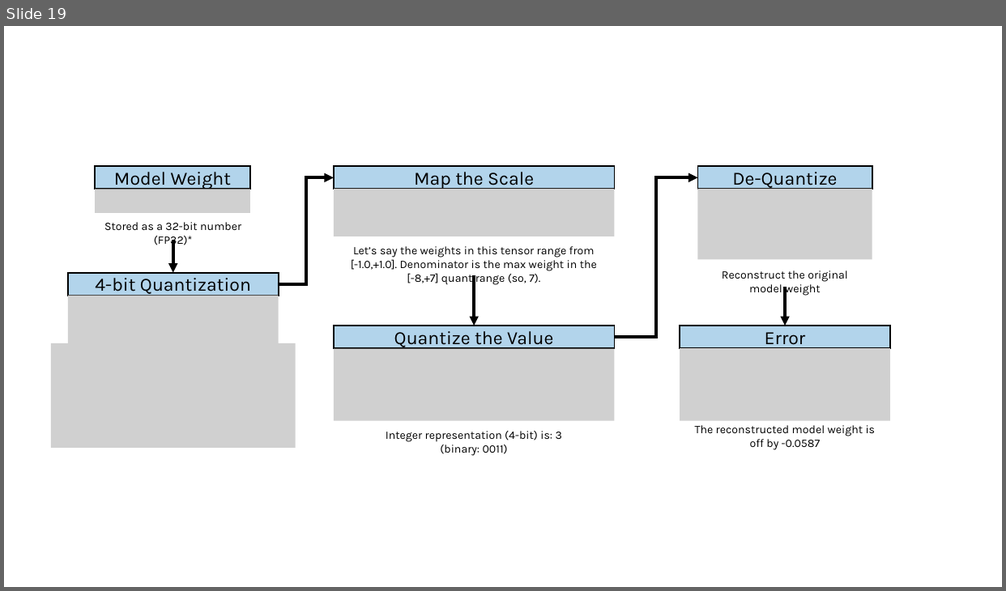
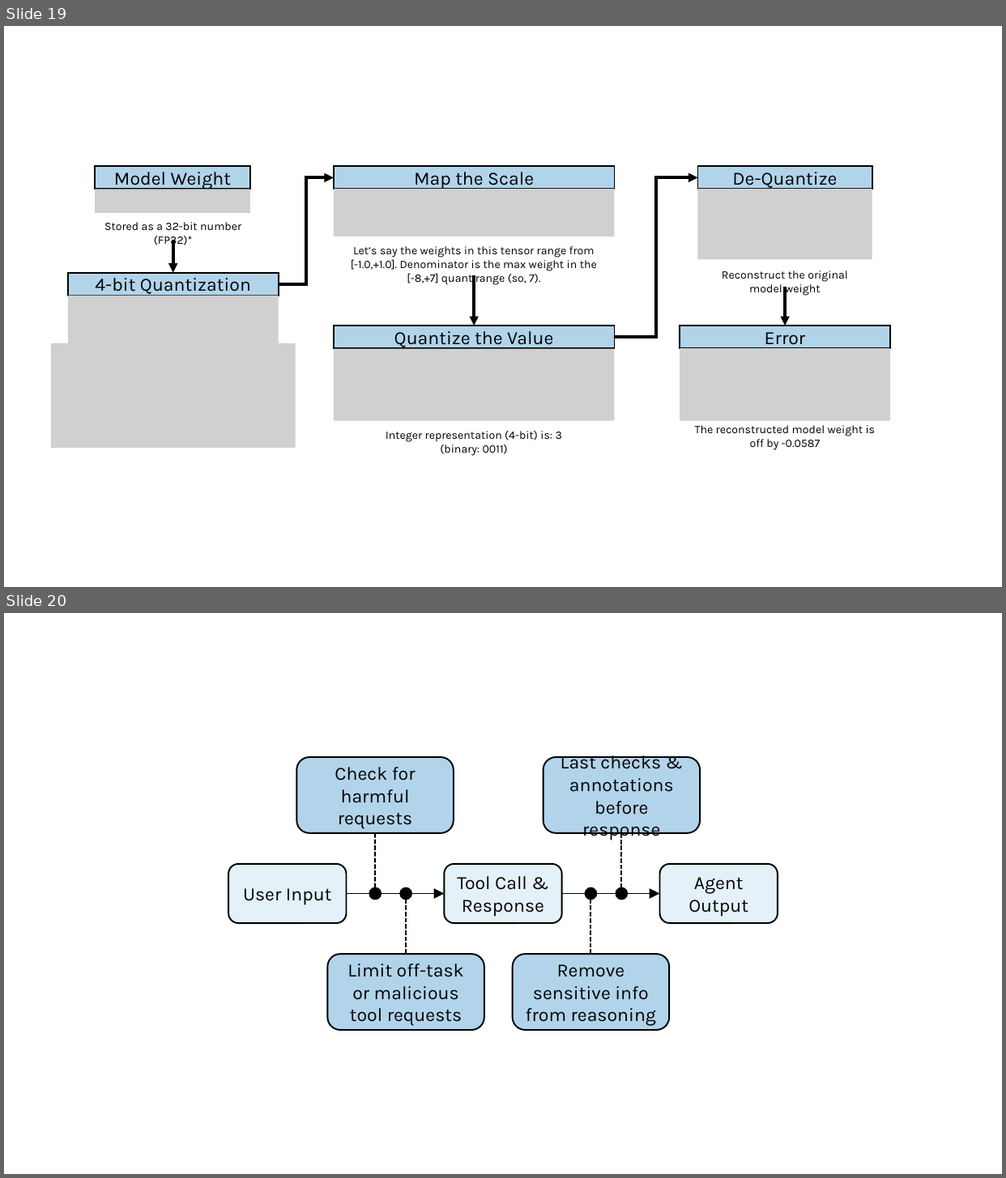
Before and after one commit to colbyford/foundry-book, a slide deck: figures/figures.pptx. Shown one above the other, each under a label of ours: slide 19 before the commit, slides 19 and 20 after it. The pictures are 1006x591 and 1006x1178 pixels, drawn with LibreOffice and Linux fonts; fonts in the diff are those of the drawing; grey boxes stand for pictures. Boxes give left, top, right and bottom in pixels: in the first picture for what was removed or moved away, otherwise in the second. Text is boxed around its words. In the diff, an @@ line names an element or a change of style, - is before the commit and + after.

```diff
--- a/figures/figures.pptx
+++ b/figures/figures.pptx
@@ slide 20 added at (4, 613, 1002, 1174), background #FFFFFF @@
@@ group added at (228, 757, 778, 1031): 7 rounded rectangles, 4 lines, 4 ellipses, 2 arrows @@
+User Input
+Tool Call & Response
+Agent Output
+Check for harmful requests
+Limit off-task or malicious tool requests
+Remove sensitive info from reasoning
+Last checks & annotations before response
```
Also in this commit, not shown: 3 other files.
